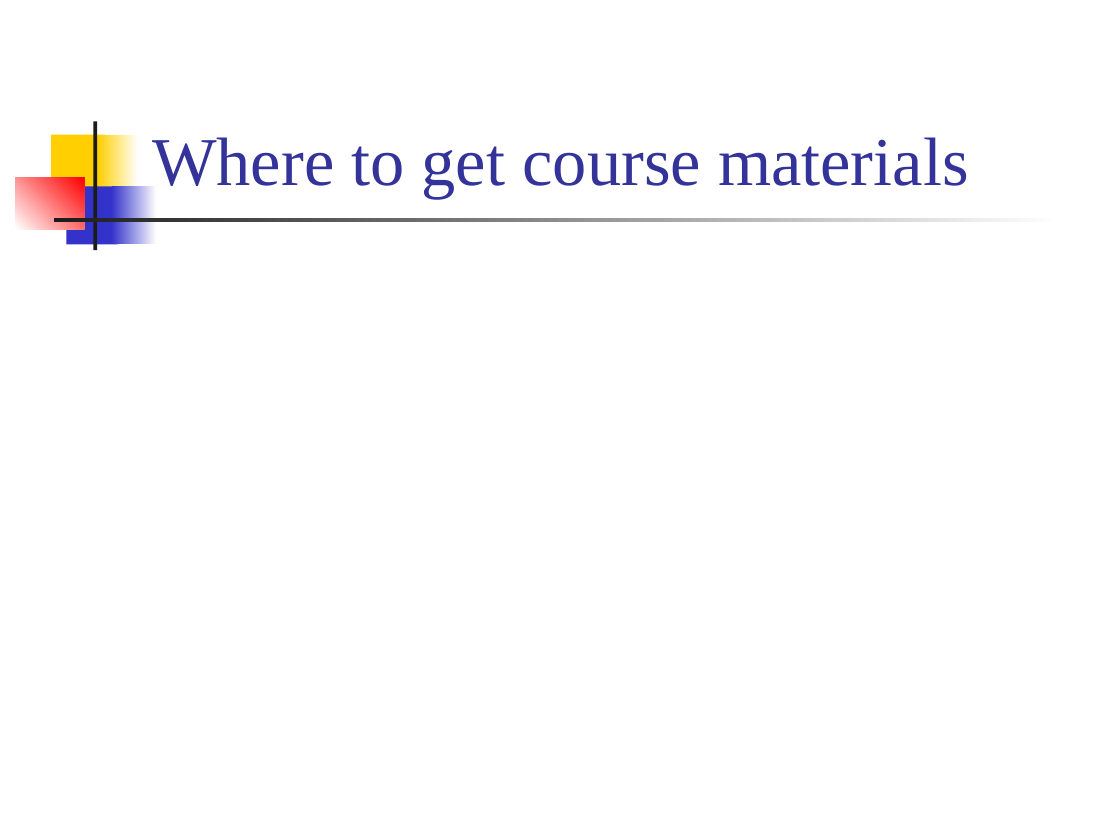
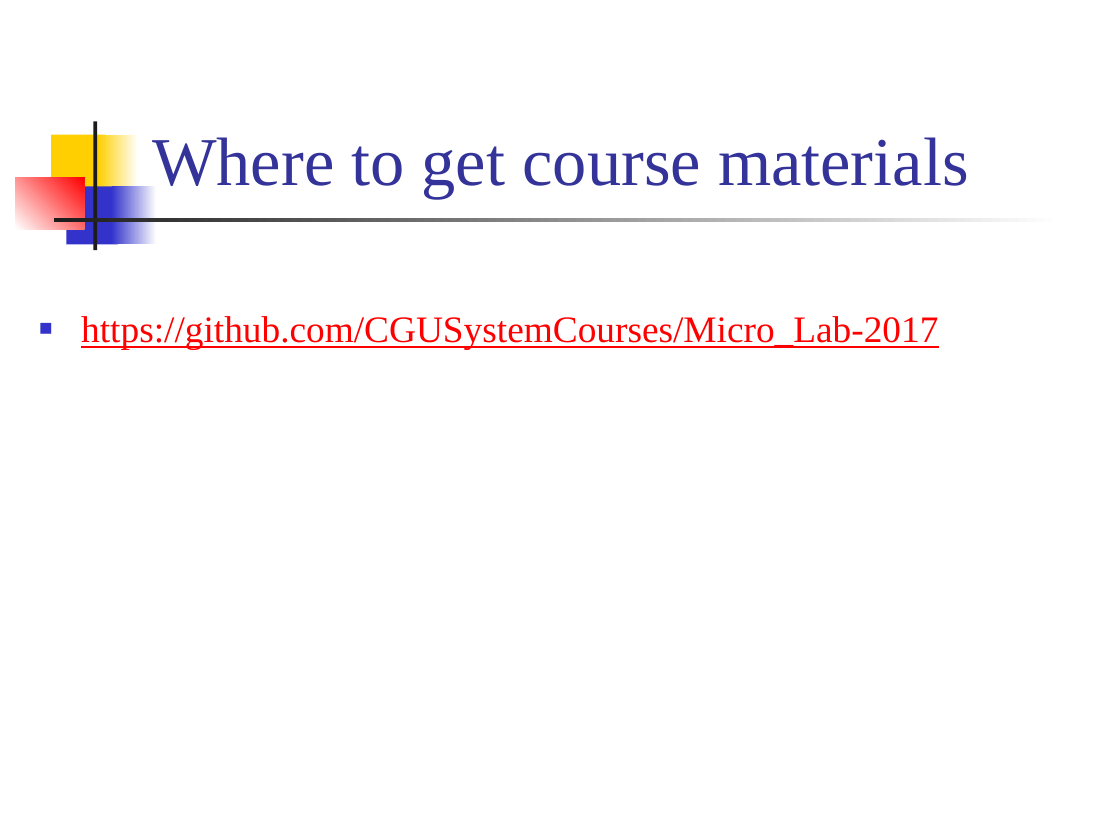
Before and after one commit to CGUSystemCourses/Micro_Lab-2017, a slide deck: slide 6 of Labs/Lab00-course_intro/lab00-course_info.pptx. Drawn at 1120x840 pixels with LibreOffice and Linux fonts; fonts in the diff are those of the drawing. Boxes give left, top, right and bottom in pixels: in the first picture for what was removed or moved away, otherwise in the second. Text is boxed around its words. In the diff, an @@ line names an element or a change of style, - is before the commit and + after.

Commit message:
update course intro slides and resource links at course webpage

```diff
--- a/Labs/Lab00-course_intro/lab00-course_info.pptx
+++ b/Labs/Lab00-course_intro/lab00-course_info.pptx
@@ text added at [81,316,938,349], 24 pt, text #FF0000, underline @@
+■ https://github.com/CGUSystemCourses/Micro_Lab-2017
```
Also in this commit, not shown: 1 other slide changed, 1 other file.
